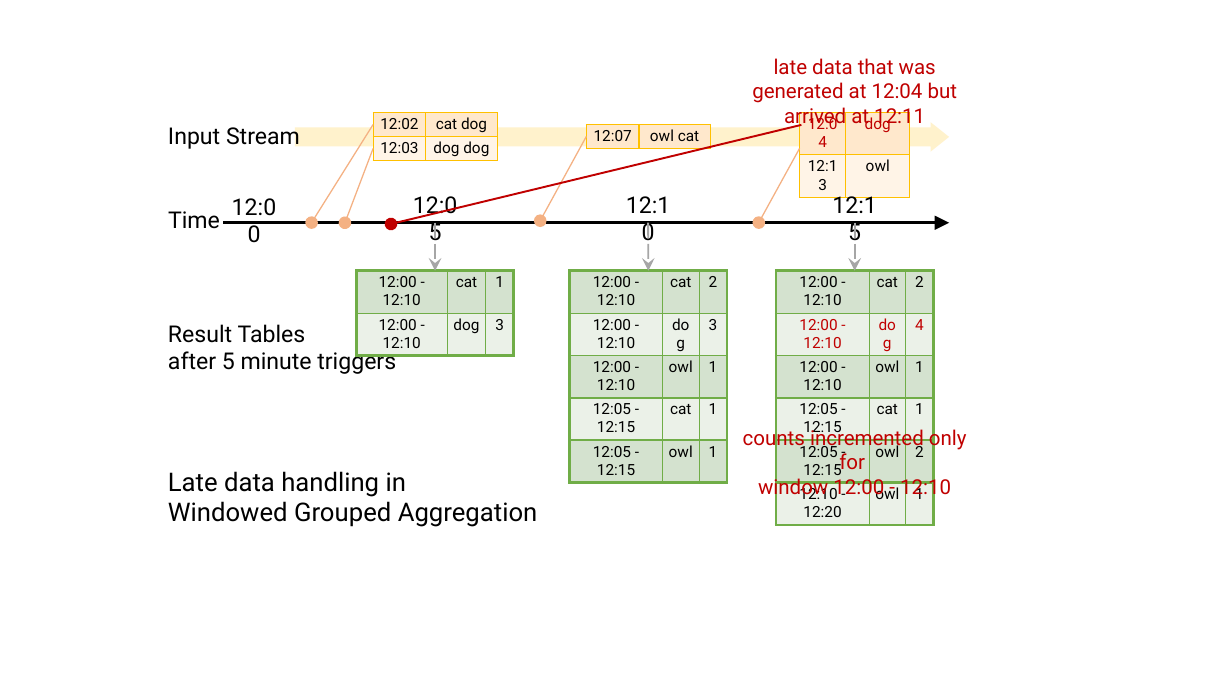
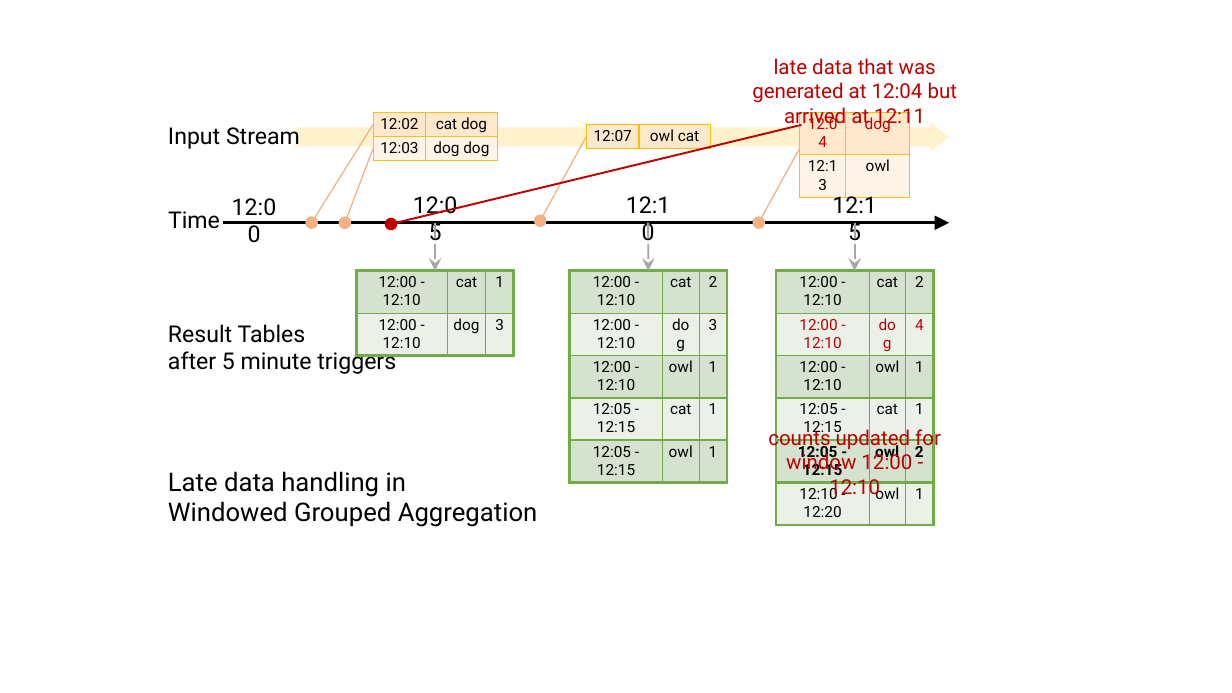
Before and after one commit to aokolnychyi/spark-docs, a slide deck: slide 5 of img/structured-streaming.pptx. Drawn at 1232x693 pixels with LibreOffice and Linux fonts; fonts in the diff are those of the drawing. Boxes give left, top, right and bottom in pixels: in the first picture for what was removed or moved away, otherwise in the second. Text is boxed around its words. In the diff, an @@ line names an element or a change of style, - is before the commit and + after.

```diff
--- a/img/structured-streaming.pptx
+++ b/img/structured-streaming.pptx
@@ table at (776,271,933,521) @@
@@ bold on in "12:05 - 12:15", "owl", "2" @@
@@ text "counts updated for": place and size @@
-text "counts updated for" at (743,426,967,517)
+text "counts updated for" at (768,426,941,517)
@@ text at (768,426,941,451): text changed @@
-counts incremented only for
+counts updated for
```
Also in this commit, not shown: 2 slides added, 23 other files.
